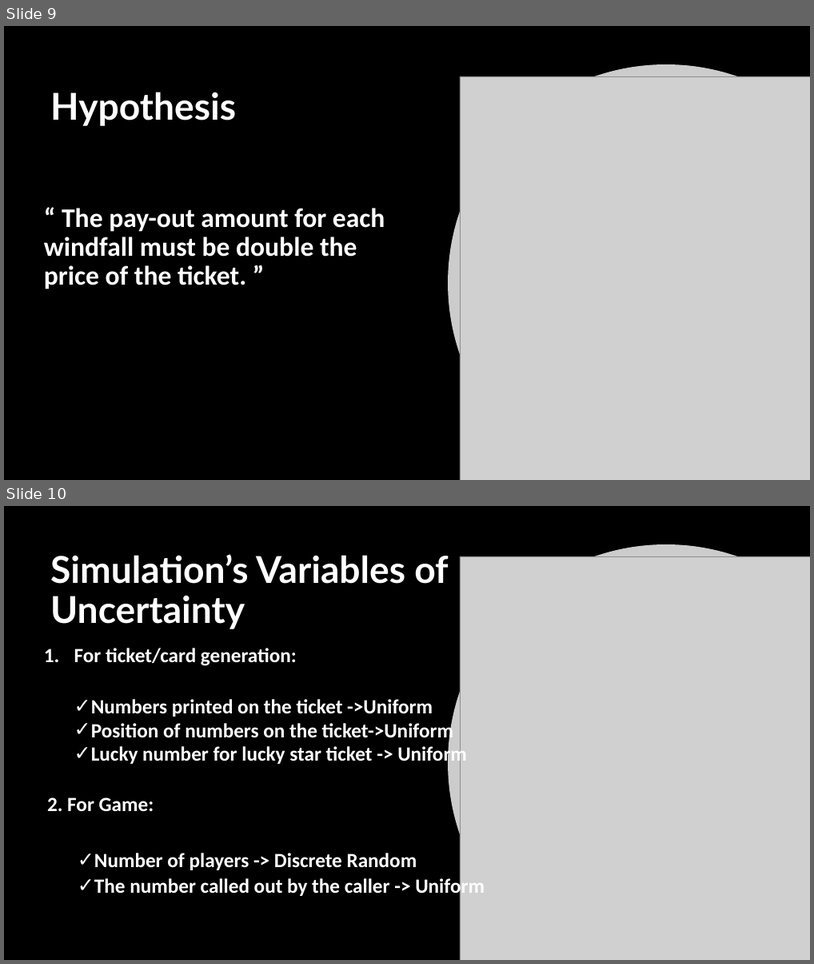
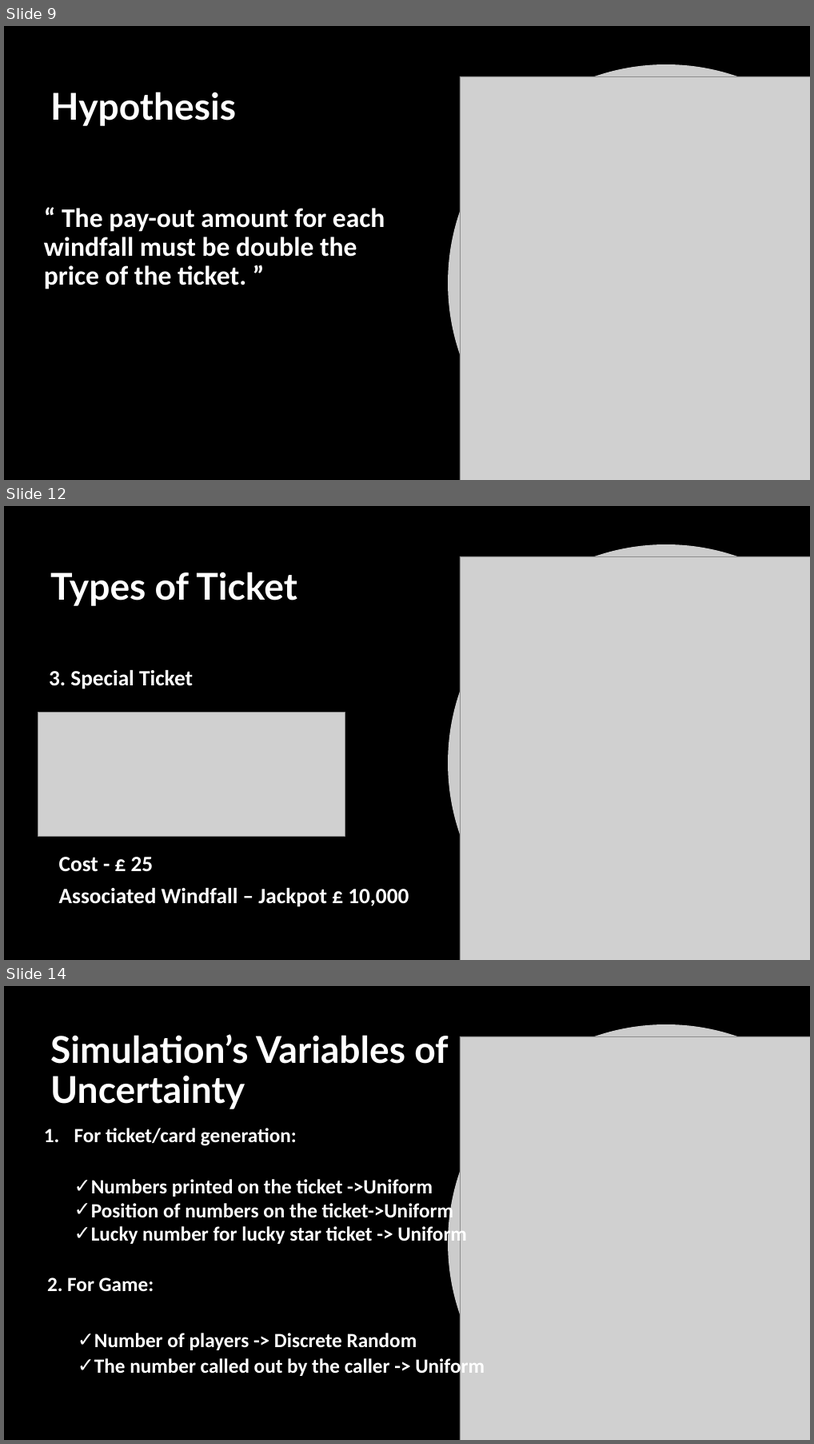
Before and after one commit to aarushi50/BINGO-A-Monte-Carlo-Application, a slide deck: Bingo.pptx. Shown one above the other, each under a label of ours: slides 9 and 10 before the commit, slides 9, 12 and 14 after it; the slides between them are not shown. The pictures are 814x964 and 814x1444 pixels, drawn with LibreOffice and Linux fonts; fonts in the diff are those of the drawing; grey boxes stand for pictures; background and template pictures are left out. Boxes give left, top, right and bottom in pixels: in the first picture for what was removed or moved away, otherwise in the second. Text is boxed around its words. In the diff, an @@ line names an element or a change of style, - is before the commit and + after.

```diff
--- a/Bingo.pptx
+++ b/Bingo.pptx
@@ slide 12 added at <box>4,506,810,960</box>, background picture (left out) @@
@@ freeform shape added at <box>448,544,810,960</box>, fill #FFFFFF at 80% opacity @@
@@ title added at <box>50,572,298,606</box>, 44 pt, text #FFFFFF, bold @@
+Types of Ticket
@@ picture added at <box>460,556,810,960</box> @@
@@ text added at <box>49,670,193,689</box>, 26 pt, text #FFFFFF, bold @@
+3. Special Ticket
@@ picture added at <box>38,712,345,836</box> @@
@@ text added at <box>59,856,409,907</box>, 26 pt, text #FFFFFF, bold @@
+Cost - £ 25
+Associated Windfall – Jackpot £ 10,000
@@ what was slide 10 is now slide 14 @@
```
Also in this commit, not shown: 3 slides changed, 7 other slides added.
